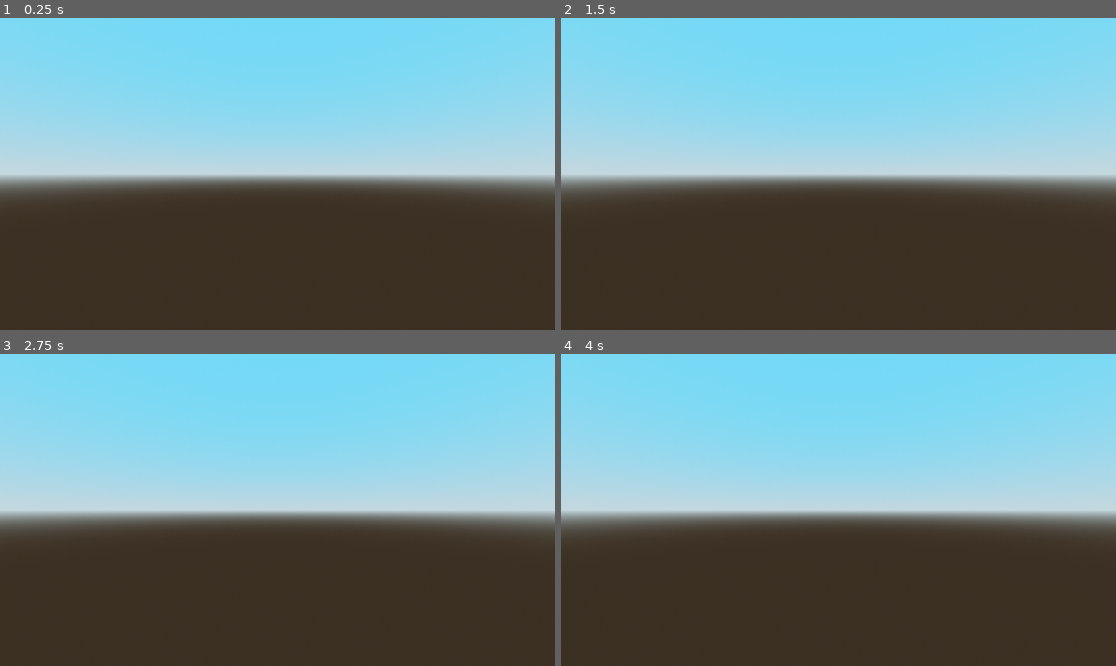
Above: before the commit, frames 1-4 (two rows, left to right).
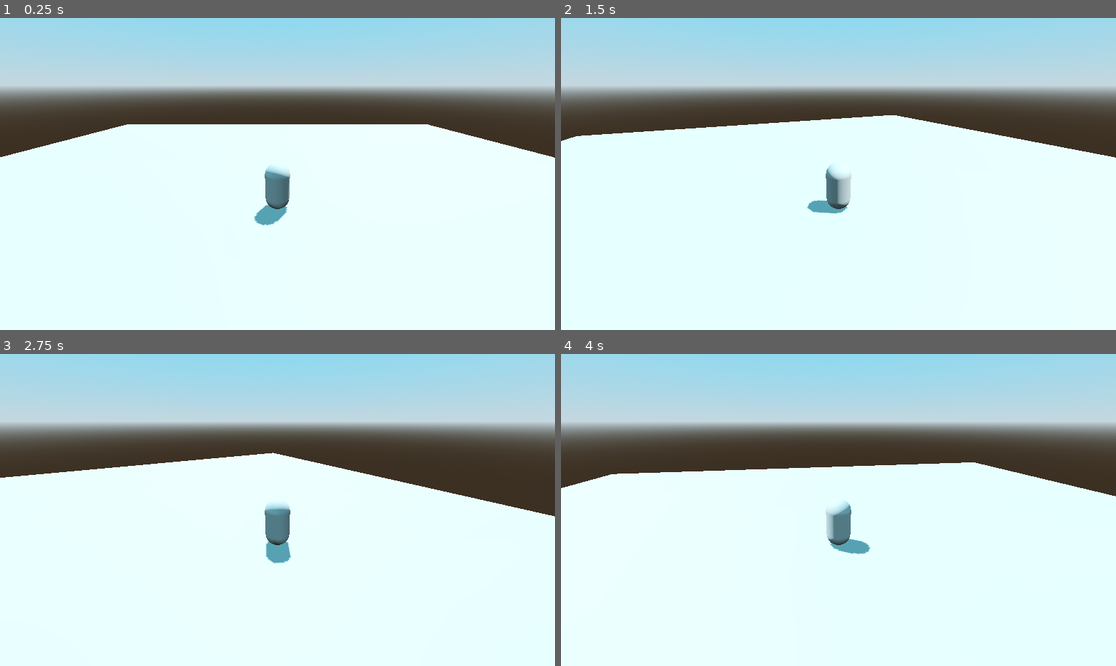
Above: after the commit, the same moments.

Repository: Ragna1204/godot-4-loz-clone
Game: Godot game, scene res://Scenes/levels/level.tscn
Two runs of this game, one before a commit and one after it. Both use one fixed random seed, a clock stepped at 60 frames per second and the inputs below.
Inputs (mouse positions are in pixels of both pictures, inside the frame that each line leads up to):
- Up to frame 1 (0.25 s): no input
- Up to frame 2 (1.5 s): tap Enter at 0.5 s; move the mouse to (960, 158) at 0.52 s; hold D (right) 0.53-1.28 s; move the mouse to (727, 189) at 1.27 s; hold S (backward) from 1.28 s (still down)
- Up to frame 3 (2.75 s): move the mouse to (333, 441) at 2.02 s; release S (backward) at 2.03 s; hold D (right) from 2.03 s (still down)
- Up to frame 4 (4 s): move the mouse to (810, 572) at 2.77 s; release D (right) at 2.78 s; hold W (forward) 2.78-3.53 s; move the mouse to (1005, 556) at 3.52 s; hold A (left) from 3.53 s (still down)

The runs differ from the first frame. In frame 1, 100% of the frame differs, in the area x 0-100%, y 0-100%; in frame 2, 100%; in frame 3, 100%; in frame 4, 100%.

Commit message:
camera and movement

Diff:
--- /dev/null
+++ b/Scenes/entities/player/camera_controller.gd
@@ -0,0 +1,13 @@
+extends Node3D
+
+func _process(delta: float) -> void:
+	var joy_dir = Input.get_vector("pan_left", "pan_right", "pan_up", "pan_down")
+	rotate_from_vector(joy_dir * 0.01)
+
+func _input(event: InputEvent) -> void:
+	if event is InputEventMouseMotion:
+		rotate_from_vector(event.relative * 0.003)
+
+func rotate_from_vector(v: Vector2):
+	if v.length() == 0: return
+	rotation.y -= v.x
--- /dev/null
+++ b/Scenes/entities/player/camera_controller.tscn
@@ -0,0 +1,9 @@
+[gd_scene load_steps=2 format=3 uid="uid://dxytvpo8n1hu"]
+
+[ext_resource type="Script" path="res://Scenes/entities/player/camera_controller.gd" id="1_men2q"]
+
+[node name="CameraController" type="Node3D"]
+script = ExtResource("1_men2q")
+
+[node name="Camera3D" type="Camera3D" parent="."]
+transform = Transform3D(1, 0, 0, 0, 0.916837, 0.399261, 0, -0.399261, 0.916837, 9.53674e-07, 4.75519, 7.38732)
--- /dev/null
+++ b/Scenes/entities/player/player.gd
@@ -0,0 +1,10 @@
+extends CharacterBody3D
+
+@export var base_speed := 4.0
+
+var movement_input := Vector2.ZERO
+
+func _physics_process(_delta: float) -> void:
+	movement_input = Input.get_vector("left", "right", "forward", "backward")
+	velocity = Vector3(movement_input.x,0,movement_input.y) * base_speed
+	move_and_slide()
--- /dev/null
+++ b/Scenes/entities/player/player.tscn
@@ -0,0 +1,21 @@
+[gd_scene load_steps=5 format=3 uid="uid://c85jepr62iehk"]
+
+[ext_resource type="Script" path="res://Scenes/entities/player/player.gd" id="1_kodf6"]
+[ext_resource type="PackedScene" uid="uid://dxytvpo8n1hu" path="res://Scenes/entities/player/camera_controller.tscn" id="2_s5nkx"]
+
+[sub_resource type="CapsuleMesh" id="CapsuleMesh_wfg3m"]
+
+[sub_resource type="CapsuleShape3D" id="CapsuleShape3D_vi3r0"]
+
+[node name="Player" type="CharacterBody3D"]
+script = ExtResource("1_kodf6")
+
+[node name="MeshInstance3D" type="MeshInstance3D" parent="."]
+transform = Transform3D(1, 0, 0, 0, 1, 0, 0, 0, 1, 0, 1, 0)
+mesh = SubResource("CapsuleMesh_wfg3m")
+
+[node name="CollisionShape3D" type="CollisionShape3D" parent="."]
+transform = Transform3D(1, 0, 0, 0, 1, 0, 0, 0, 1, 0, 1, 0)
+shape = SubResource("CapsuleShape3D_vi3r0")
+
+[node name="CameraController" parent="." instance=ExtResource("2_s5nkx")]
--- a/Scenes/levels/level.tscn
+++ b/Scenes/levels/level.tscn
@@ -1,4 +1,6 @@
-[gd_scene load_steps=4 format=3 uid="uid://cy1p4i1hfud83"]
+[gd_scene load_steps=6 format=3 uid="uid://cy1p4i1hfud83"]
+
+[ext_resource type="PackedScene" uid="uid://c85jepr62iehk" path="res://Scenes/entities/player/player.tscn" id="1_57gys"]
 
 [sub_resource type="ProceduralSkyMaterial" id="ProceduralSkyMaterial_70ub3"]
 sky_top_color = Color(0.345757, 0.738082, 0.92129, 1)
@@ -14,6 +16,9 @@
 tonemap_mode = 2
 glow_enabled = true
 
+[sub_resource type="BoxShape3D" id="BoxShape3D_vc512"]
+size = Vector3(40, 0.5, 40)
+
 [node name="Level" type="Node3D"]
 
 [node name="WorldEnvironment" type="WorldEnvironment" parent="."]
@@ -23,5 +28,18 @@
 transform = Transform3D(-0.866025, -0.433013, 0.25, 0, 0.5, 0.866025, -0.5, 0.75, -0.433013, 0, 0, 0)
 shadow_enabled = true
 
-[node name="Camera3D" type="Camera3D" parent="."]
-transform = Transform3D(1, 0, 0, 0, 1, 0, 0, 0, 1, 0, 2.71397, 5.21379)
+[node name="Entities" type="Node3D" parent="."]
+
+[node name="Player" parent="Entities" instance=ExtResource("1_57gys")]
+
+[node name="Environment" type="Node3D" parent="."]
+
+[node name="StaticBody3D" type="StaticBody3D" parent="Environment"]
+transform = Transform3D(1, 0, 0, 0, 1, 0, 0, 0, 1, 0, -0.251, 0)
+
+[node name="CSGBox3D" type="CSGBox3D" parent="Environment/StaticBody3D"]
+transform = Transform3D(1, 0, 0, 0, 1, 0, 0, 0, 1, -0.0367463, -9.53674e-07, -0.0859519)
+size = Vector3(40, 0.5, 40)
+
+[node name="CollisionShape3D" type="CollisionShape3D" parent="Environment/StaticBody3D"]
+shape = SubResource("BoxShape3D_vc512")
